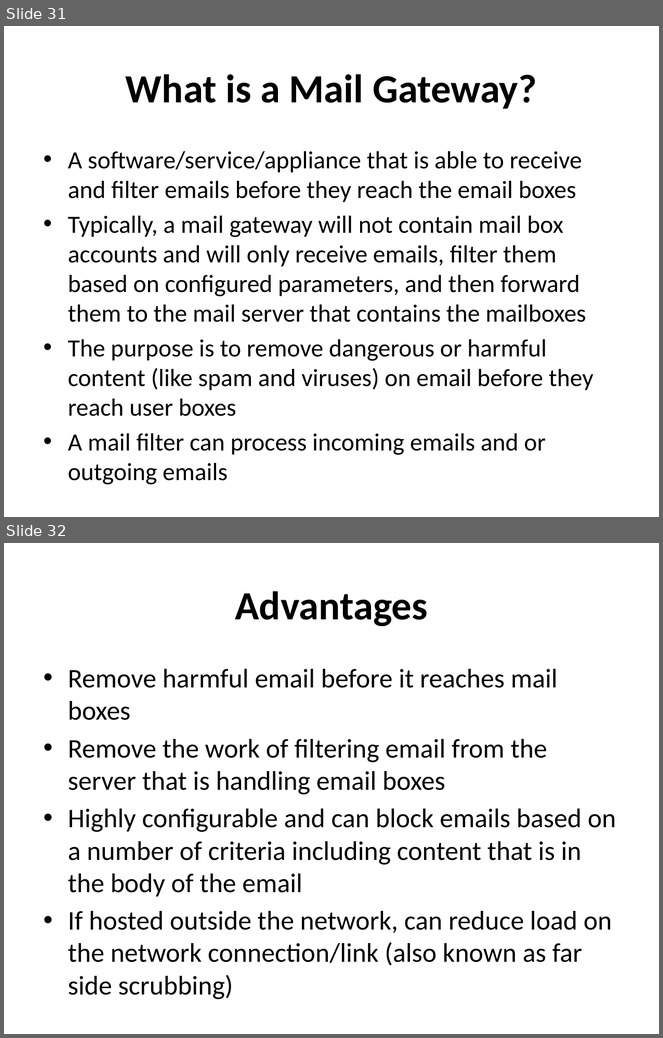
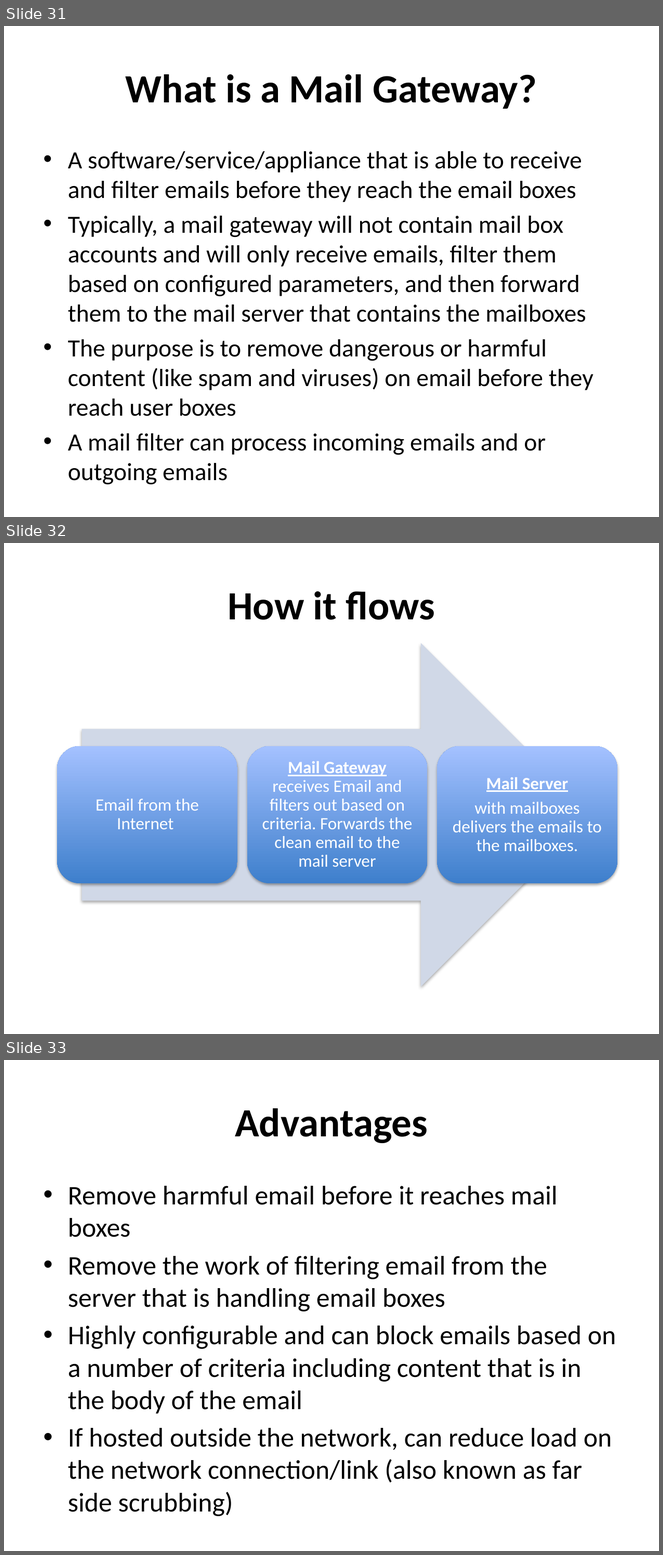
Before and after one commit to afnog/sse, a slide deck: postfix/postfix-mailgateway-debian.ppt. Shown one above the other, each under a label of ours: slides 31 and 32 before the commit, slides 31, 32 and 33 after it. The pictures are 663x1038 and 663x1555 pixels, drawn with LibreOffice and Linux fonts; fonts in the diff are those of the drawing. Boxes give left, top, right and bottom in pixels: in the first picture for what was removed or moved away, otherwise in the second. Text is boxed around its words. In the diff, an @@ line names an element or a change of style, - is before the commit and + after.

```diff
--- a/postfix/postfix-mailgateway-debian.ppt
+++ b/postfix/postfix-mailgateway-debian.ppt
@@ slide 32 added at (4, 543, 659, 1034), background #FFFFFF @@
@@ title added at (228, 591, 436, 620), 44 pt, text #000000, bold @@
+How it flows
@@ group added at (57, 643, 617, 987): 3 rounded rectangles, 3 texts, 1 right arrow @@
+Email from the Internet
+Mail Gateway receives Email and filters out based on criteria. Forwards the clean email to the mail server
+Mail Server
+with mailboxes delivers the emails to the mailboxes.
@@ what was slide 32 is now slide 33 @@
```
Also in this commit, not shown: 1 other slide added.
